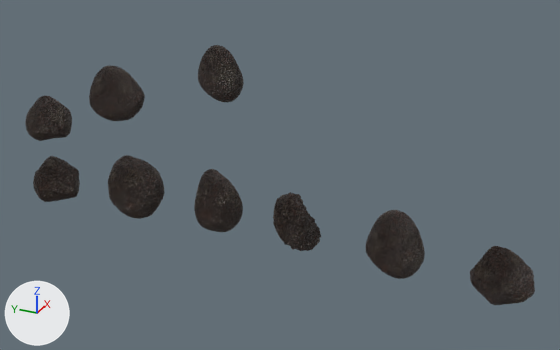
An edit to the Blender file to be imported/blender/rocks.blend, drawn before and after from the same camera.
Both versions are drawn from a 50 mm camera at (-10.92, -4.04, 6.24) aimed at (0.03, 0.89, 0.77). The axes (+X, +Y, +Z) are drawn at lower left. The lights are the same throughout.

Script lines for the objects in view, before the commit:
```python
ob_rock = bpy.data.objects.new('rock', me_rock)
ob_rock.location = (0.0, 2.11, 0.0)
ob_rock_001 = bpy.data.objects.new('rock.001', me_rock_001)
ob_rock_001.location = (0.0, -2.89, 0.0)
ob_rock_002 = bpy.data.objects.new('rock.002', me_rock_002)
ob_rock_002.location = (0.0, 0.48, 0.0)
ob_rock_003 = bpy.data.objects.new('rock.003', me_rock_003)
ob_rock_003.location = (0.0, 3.87, 0.0)
ob_rock_004 = bpy.data.objects.new('rock.004', me_rock_004)
ob_rock_004.location = (0.0, -1.16, 0.0)
ob_rock_005 = bpy.data.objects.new('rock.005', me_rock_005)
ob_rock_005.location = (-0.22, 3.93, 1.87)
ob_rock_007 = bpy.data.objects.new('rock.007', me_rock_007)
ob_rock_007.location = (0.0, 5.73, 0.0)
ob_rock_008 = bpy.data.objects.new('rock.008', me_rock_008)
ob_rock_008.location = (0.17, 2.06, 2.41)
ob_rock_009 = bpy.data.objects.new('rock.009', me_rock_009)
ob_rock_009.location = (0.0, 5.73, 1.27)
```
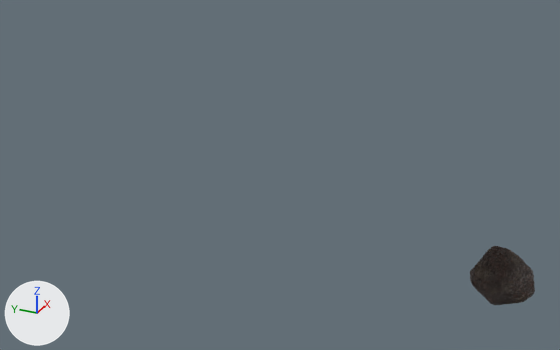
The change, as a list of edits to the scene's bpy script:
```text
Remove ob_rock:
    ob_rock = bpy.data.objects.new('rock', me_rock)
    ob_rock.location = (0.0, 2.11, 0.0)
Remove ob_rock_002:
    ob_rock_002 = bpy.data.objects.new('rock.002', me_rock_002)
    ob_rock_002.location = (0.0, 0.48, 0.0)
Remove ob_rock_003:
    ob_rock_003 = bpy.data.objects.new('rock.003', me_rock_003)
    ob_rock_003.location = (0.0, 3.87, 0.0)
Remove ob_rock_004:
    ob_rock_004 = bpy.data.objects.new('rock.004', me_rock_004)
    ob_rock_004.location = (0.0, -1.16, 0.0)
Remove ob_rock_005:
    ob_rock_005 = bpy.data.objects.new('rock.005', me_rock_005)
    ob_rock_005.location = (-0.22, 3.93, 1.87)
Remove ob_rock_007:
    ob_rock_007 = bpy.data.objects.new('rock.007', me_rock_007)
    ob_rock_007.location = (0.0, 5.73, 0.0)
Remove ob_rock_008:
    ob_rock_008 = bpy.data.objects.new('rock.008', me_rock_008)
    ob_rock_008.location = (0.17, 2.06, 2.41)
Remove ob_rock_009:
    ob_rock_009 = bpy.data.objects.new('rock.009', me_rock_009)
    ob_rock_009.location = (0.0, 5.73, 1.27)
```

Where the change shows, as pixel boxes [x1, y1, x2, y2] in the pictures (560 x 350 px):
'rock.004', deleted: before [366, 210, 425, 279]
'rock.003', deleted: before [108, 155, 165, 219]
'rock.005', deleted: before [89, 66, 145, 121]
'rock', deleted: before [194, 169, 243, 232]
'rock.002', deleted: before [273, 192, 321, 251]
'rock.008', deleted: before [198, 45, 244, 102]
'rock.007', deleted: before [33, 156, 80, 202]
'rock.009', deleted: before [25, 96, 72, 141]
